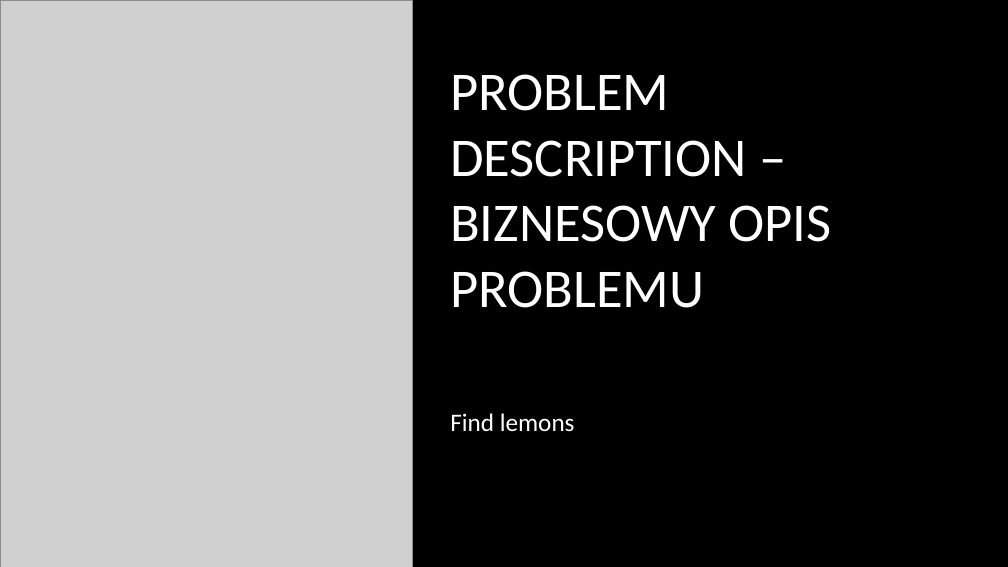
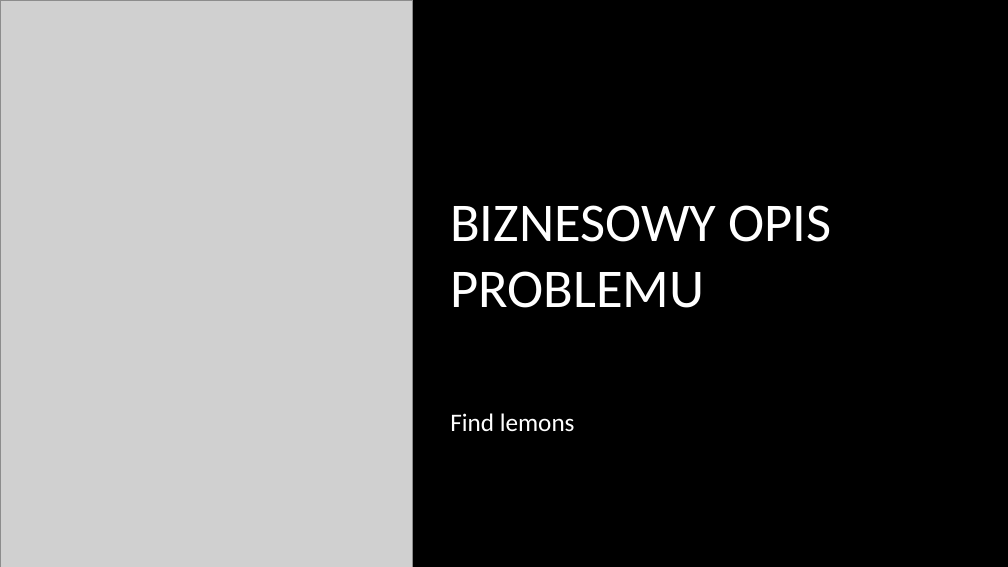
Before and after one commit to Koliber216/DontGetKicked-ML-Classification, a slide deck: slide 2 of prezka.pptx. Drawn at 1008x567 pixels with LibreOffice and Linux fonts; fonts in the diff are those of the drawing; grey boxes stand for pictures; background and template pictures are left out. Boxes give left, top, right and bottom in pixels: in the first picture for what was removed or moved away, otherwise in the second. Text is boxed around its words. In the diff, an @@ line names an element or a change of style, - is before the commit and + after.

```diff
--- a/prezka.pptx
+++ b/prezka.pptx
@@ title at [450,205,832,308]: text changed @@
-PROBLEM DESCRIPTION – BIZNESOWY OPIS PROBLEMU
+BIZNESOWY OPIS PROBLEMU
```
Also in this commit, not shown: 1 other slide changed, 6 slides added, 4 slides removed, 7 other files.
